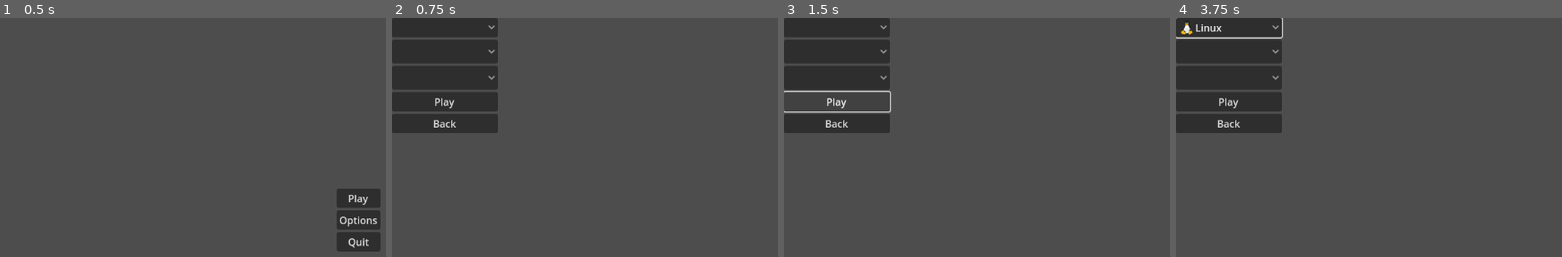
Above: before the commit, frames 1-4 (left to right).
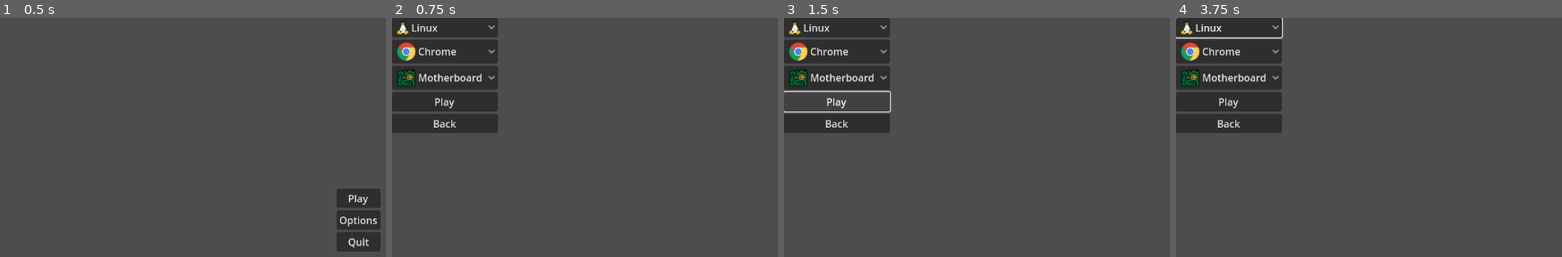
Above: after the commit, the same moments.

Repository: rutesantos4/ram-killer-scale-game-off-2023
Game: Godot game, scene res://main_menu.tscn
Same seed, same stepped clock (60 frames per second), same inputs: the game is played once before the commit and once after it.
Inputs (mouse positions are in pixels of both pictures, inside the frame that each line leads up to):
- Up to frame 1 (0.5 s): no input
- Up to frame 2 (0.75 s): click "Play" at 0.5 s
- Up to frame 3 (1.5 s): click "Play" at 1.25 s
- Up to frame 4 (3.75 s): click "Play" at 2 s; click (1230, 27) at 2.75 s; click (1230, 51) at 3.5 s

Frame 1 is identical in both runs. In frame 2, 1.3% of the frame differs, in the area x 1-24%, y 1-29%; in frame 3, 1.3%; in frame 4, 1.1%.

Commit message:
feat: add default selected item in selection menu buttons

Diff:
--- a/selection_menu.tscn
+++ b/selection_menu.tscn
@@ -28,6 +28,7 @@
 layout_mode = 2
 expand_icon = true
 item_count = 3
+selected = 0
 popup/item_0/text = "Linux"
 popup/item_0/icon = ExtResource("2_i520t")
 popup/item_0/id = 0
@@ -41,6 +42,7 @@
 [node name="Browser to fight" type="OptionButton" parent="MarginContainer/VBoxContainer"]
 layout_mode = 2
 item_count = 1
+selected = 0
 popup/item_0/text = "Chrome"
 popup/item_0/icon = ExtResource("5_4d51y")
 popup/item_0/id = 0
@@ -48,6 +50,7 @@
 [node name="Map" type="OptionButton" parent="MarginContainer/VBoxContainer"]
 layout_mode = 2
 item_count = 1
+selected = 0
 popup/item_0/text = "Motherboard"
 popup/item_0/icon = ExtResource("6_hv0ay")
 popup/item_0/id = 0
